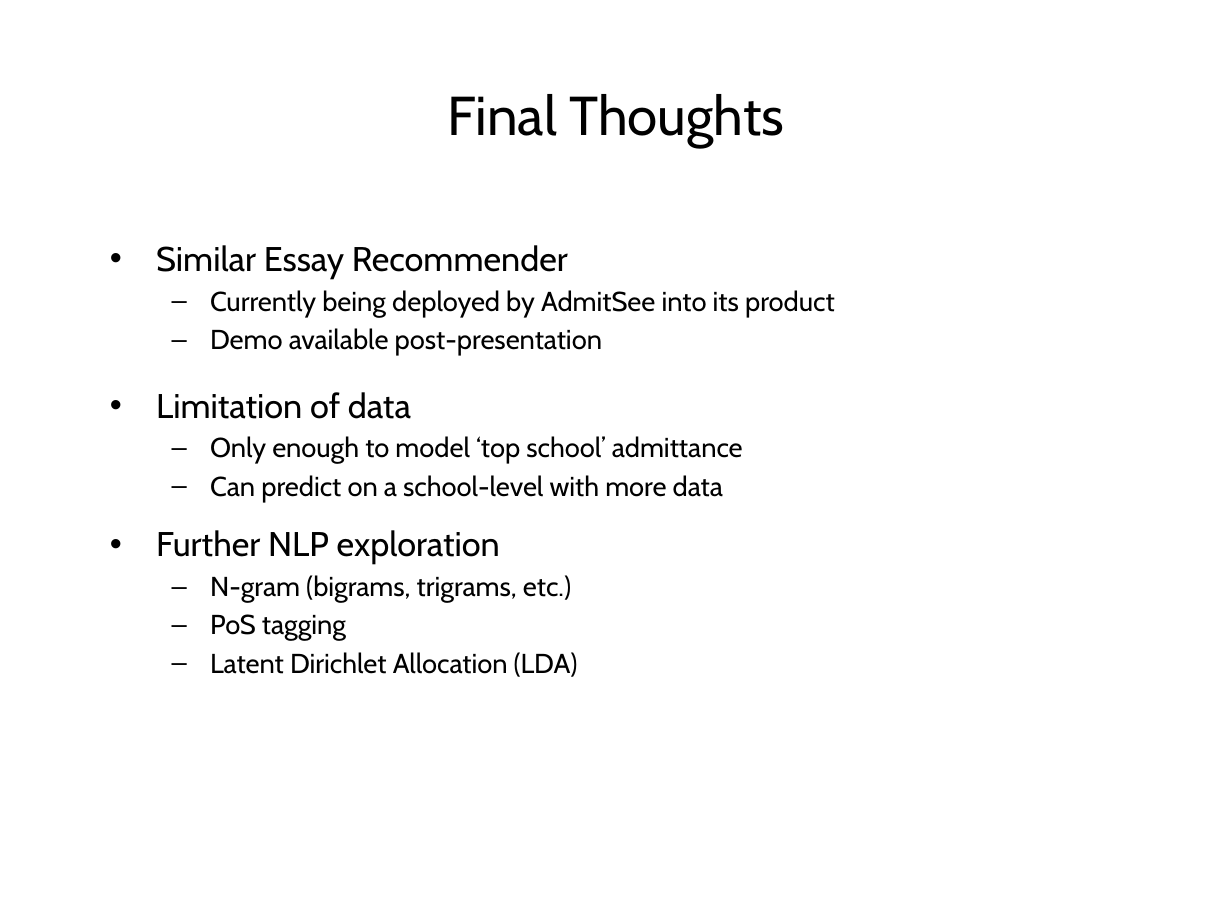
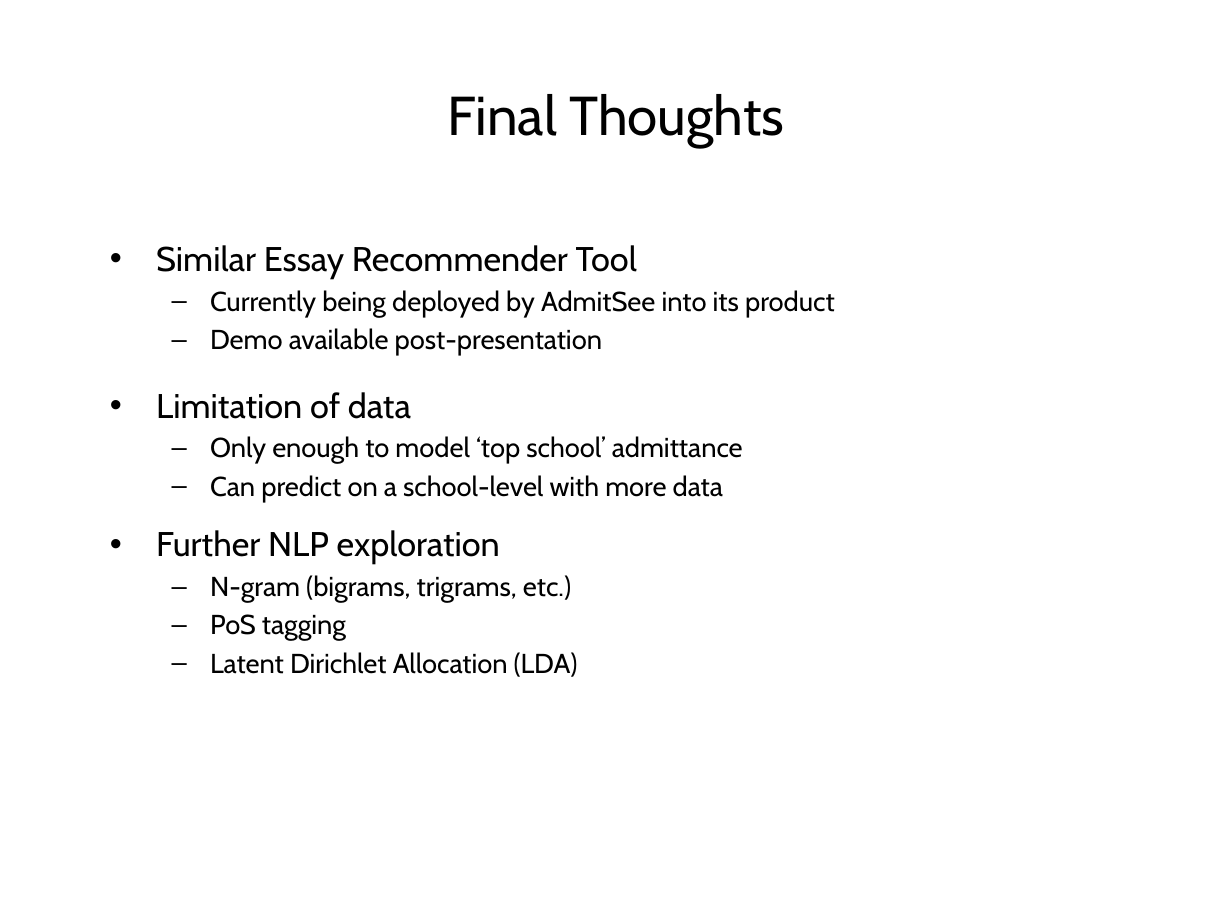
Before and after one commit to yungmsh/mining_the_common_app, a slide deck: slide 17 of presentation/MikeYung_Presentation_v1.pptx (slide 19 before the commit). Drawn at 1232x924 pixels with LibreOffice and Linux fonts; fonts in the diff are those of the drawing; background and template pictures are left out. Boxes give left, top, right and bottom in pixels: in the first picture for what was removed or moved away, otherwise in the second. Text is boxed around its words. In the diff, an @@ line names an element or a change of style, - is before the commit and + after.

```diff
--- a/presentation/MikeYung_Presentation_v1.pptx
+++ b/presentation/MikeYung_Presentation_v1.pptx
@@ text at [156,245,637,280]: text changed @@
-• Similar Essay Recommender
+• Similar Essay Recommender Tool
```
Also in this commit, not shown: 3 other slides changed, 2 slides removed, 2 other files.
